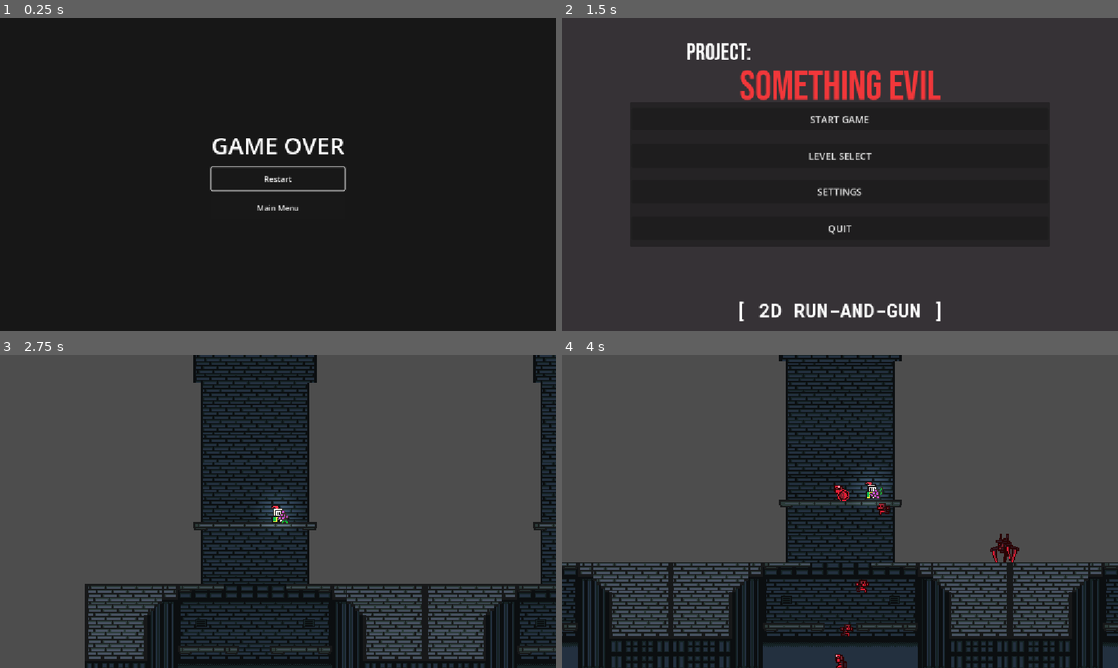
Above: before the commit, frames 1-4 (two rows, left to right).
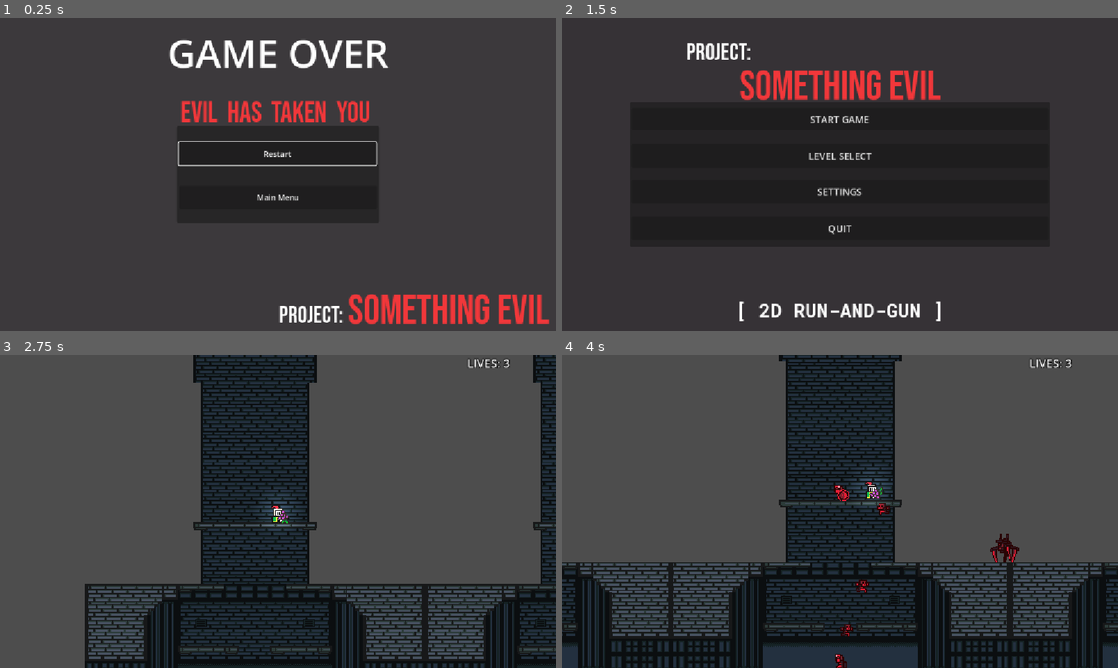
Above: after the commit, the same moments.

Repository: InferiorPosterior/project-something-evil
Game: Godot game, scene res://Scenes/game_over.tscn
Two runs of this game, one before a commit and one after it. Both use one fixed random seed, a clock stepped at 60 frames per second and the inputs below. This scene is started directly instead of the project's main scene.
Inputs (mouse positions are in pixels of both pictures, inside the frame that each line leads up to):
- Up to frame 1 (0.25 s): no input
- Up to frame 2 (1.5 s): click "Restart" at 0.5 s; click "Main Menu" at 1.25 s
- Up to frame 3 (2.75 s): click "START GAME" at 2 s
- Up to frame 4 (4 s): move the mouse to (962, 495) at 2.77 s; press the mouse at (962, 495) at 2.78 s; hold Right (move_right) from 2.78 s (still down); tap Space (jump) at 3.02, 3.77 s; move the mouse to (728, 527) at 3.52 s; release the mouse at (728, 527) at 3.53 s; click (728, 527) at 3.6 s

The runs differ from the first frame. In frame 1, 90% of the frame differs, in the area x 0-100%, y 0-100%; in frame 2, nothing differs; in frame 3, 0.1%; in frame 4, 0.1%.

Commit message:
lives count

Diff:
--- a/Scenes/game_over.tscn
+++ b/Scenes/game_over.tscn
@@ -1,45 +1,97 @@
-[gd_scene format=3]
+[gd_scene format=3 uid="uid://fjnx4hsvp70v"]
 
-[ext_resource type="Script" path="res://Scripts/game_over.gd" id="1_gameover"]
+[ext_resource type="Script" uid="uid://b03p0lpjyowvg" path="res://Scripts/game_over.gd" id="1_gameover"]
+[ext_resource type="FontFile" uid="uid://du3wbjmohuixm" path="res://Fonts/BebasNeue-Regular.ttf" id="2_8fo1c"]
 
-[node name="GameOver" type="CanvasLayer"]
+[node name="GameOver" type="CanvasLayer" unique_id=474399343]
 process_mode = 3
 layer = 100
 script = ExtResource("1_gameover")
 
-[node name="Dim" type="ColorRect" parent="."]
+[node name="Background" type="ColorRect" parent="." unique_id=1050798898]
 anchors_preset = 15
 anchor_right = 1.0
 anchor_bottom = 1.0
 grow_horizontal = 2
 grow_vertical = 2
-color = Color(0, 0, 0, 0.7)
+color = Color(0.21176471, 0.19607843, 0.21176471, 0.73333335)
 
-[node name="CenterContainer" type="CenterContainer" parent="."]
+[node name="CenterContainer" type="CenterContainer" parent="." unique_id=2137500469]
 anchors_preset = 15
 anchor_right = 1.0
 anchor_bottom = 1.0
 grow_horizontal = 2
 grow_vertical = 2
 
-[node name="VBoxContainer" type="VBoxContainer" parent="CenterContainer"]
+[node name="Panel" type="Panel" parent="CenterContainer" unique_id=853328788]
+custom_minimum_size = Vector2(420, 200)
 layout_mode = 2
-theme_override_constants/separation = 12
 
-[node name="Title" type="Label" parent="CenterContainer/VBoxContainer"]
-layout_mode = 2
-theme_override_font_sizes/font_size = 48
+[node name="Control" type="Control" parent="CenterContainer/Panel" unique_id=1904269858]
+anchors_preset = 0
+
+[node name="Title2" type="Label" parent="CenterContainer/Panel/Control" unique_id=627717347]
+layout_mode = 0
+offset_left = 212.0
+offset_top = 362.0
+offset_right = 345.0
+offset_bottom = 422.0
+theme_override_colors/font_color = Color(1, 1, 1, 1)
+theme_override_fonts/font = ExtResource("2_8fo1c")
+theme_override_font_sizes/font_size = 49
+text = "PROJECT:"
+horizontal_alignment = 2
+
+[node name="Title3" type="Label" parent="CenterContainer/Panel/Control" unique_id=1354683633]
+layout_mode = 0
+offset_left = 355.0
+offset_top = 332.0
+offset_right = 772.0
+offset_bottom = 435.0
+theme_override_colors/font_color = Color(0.94509804, 0.21568628, 0.22745098, 1)
+theme_override_fonts/font = ExtResource("2_8fo1c")
+theme_override_font_sizes/font_size = 85
+text = "SOMETHING EVIL"
+horizontal_alignment = 1
+
+[node name="RestartButton" type="Button" parent="CenterContainer/Panel/Control" unique_id=2072582333]
+unique_name_in_owner = true
+custom_minimum_size = Vector2(220, 48)
+layout_mode = 0
+offset_left = 4.0
+offset_top = 33.0
+offset_right = 414.0
+offset_bottom = 81.0
+text = "Restart"
+
+[node name="MainMenuButton" type="Button" parent="CenterContainer/Panel/Control" unique_id=2126770272]
+unique_name_in_owner = true
+custom_minimum_size = Vector2(220, 48)
+layout_mode = 0
+offset_left = 5.0
+offset_top = 123.0
+offset_right = 416.0
+offset_bottom = 171.0
+text = "Main Menu"
+
+[node name="Message" type="Label" parent="CenterContainer/Panel/Control" unique_id=602997738]
+layout_mode = 0
+offset_left = -362.0
+offset_top = -63.0
+offset_right = 781.0
+offset_bottom = 9.0
+theme_override_colors/font_color = Color(0.94509804, 0.21568628, 0.22745098, 1)
+theme_override_fonts/font = ExtResource("2_8fo1c")
+theme_override_font_sizes/font_size = 60
+text = "EVIL  HAS  TAKEN  YOU "
+horizontal_alignment = 1
+
+[node name="Title" type="Label" parent="CenterContainer/Panel/Control" unique_id=799749196]
+layout_mode = 0
+offset_left = -362.0
+offset_top = -207.0
+offset_right = 782.0
+offset_bottom = -97.0
+theme_override_font_sizes/font_size = 80
 text = "GAME OVER"
 horizontal_alignment = 1
-
-[node name="RestartButton" type="Button" parent="CenterContainer/VBoxContainer"]
-unique_name_in_owner = true
-custom_minimum_size = Vector2(220, 48)
-layout_mode = 2
-text = "Restart"
-
-[node name="MainMenuButton" type="Button" parent="CenterContainer/VBoxContainer"]
-unique_name_in_owner = true
-custom_minimum_size = Vector2(220, 48)
-layout_mode = 2
-text = "Main Menu"
--- /dev/null
+++ b/Scenes/lives_hud.tscn
@@ -0,0 +1,19 @@
+[gd_scene format=3 uid="uid://3btq8c6h6ayp"]
+
+[ext_resource type="Script" uid="uid://b4fpvttxc3qkb" path="res://Scripts/Components/lives_hud.gd" id="1_smuma"]
+
+[node name="LivesHUD" type="CanvasLayer" unique_id=1372217612]
+script = ExtResource("1_smuma")
+
+[node name="LivesLabel" type="Label" parent="." unique_id=460428753]
+unique_name_in_owner = true
+anchors_preset = 1
+anchor_left = 1.0
+anchor_right = 1.0
+offset_left = -184.0
+offset_bottom = 36.0
+grow_horizontal = 0
+theme_override_colors/font_outline_color = Color(0, 0, 0, 1)
+theme_override_constants/outline_size = 6
+theme_override_font_sizes/font_size = 24
+text = "LIVES: 3"
--- a/Scenes/stage_1_prelude_to_evil.tscn
+++ b/Scenes/stage_1_prelude_to_evil.tscn
@@ -5,6 +5,7 @@
 [ext_resource type="PackedScene" uid="uid://uo5061t85jw5" path="res://Scenes/Enemy Scenes/enemy_chaser.tscn" id="5_1cl6i"]
 [ext_resource type="PackedScene" uid="uid://yvcb3rtoocwa" path="res://Scenes/Enemy Scenes/enemy_lunger.tscn" id="6_km4sp"]
 [ext_resource type="PackedScene" uid="uid://dj0s5hm5dgbqu" path="res://Scenes/pause_menu.tscn" id="7_1cl6i"]
+[ext_resource type="PackedScene" uid="uid://3btq8c6h6ayp" path="res://Scenes/lives_hud.tscn" id="8_bw2kh"]
 [ext_resource type="PackedScene" uid="uid://dr0tnjrfrv4q0" path="res://Scenes/Enemy Scenes/enemy_gunner.tscn" id="9_83qfv"]
 [ext_resource type="Script" uid="uid://rpk8sa4d7eyx" path="res://Scripts/Projectiles & Hazards/killzone.gd" id="12_n28ci"]
 
@@ -792,3 +793,5 @@
 [node name="PauseMenu" type="CanvasLayer" parent="." unique_id=472184787]
 
 [node name="PauseMenu" parent="PauseMenu" unique_id=1484971317 instance=ExtResource("7_1cl6i")]
+
+[node name="LivesHUD" parent="." unique_id=1372217612 instance=ExtResource("8_bw2kh")]
--- /dev/null
+++ b/Scripts/Components/lives_hud.gd
@@ -0,0 +1,19 @@
+# THIS IS LIVES HUD SCRIPT
+# Shows how many lives the player has left. Updates by itself when the player dies.
+extends CanvasLayer
+
+func _ready() -> void:
+	_connect_to_player.call_deferred() # WAIT A FRAME SO THE PLAYER IS READY
+
+func _connect_to_player() -> void:
+	var player := get_tree().get_first_node_in_group("player")
+	if player == null:
+		return
+	var lives_component := player.get_node_or_null("LivesComponent") as LivesComponent
+	if lives_component == null:
+		return
+	lives_component.lives_changed.connect(_update_label)
+	_update_label(lives_component.lives)
+
+func _update_label(lives: int) -> void:
+	%LivesLabel.text = "LIVES: %d" % lives
Not shown, added: Scripts/Components/lives_hud.gd.uid
